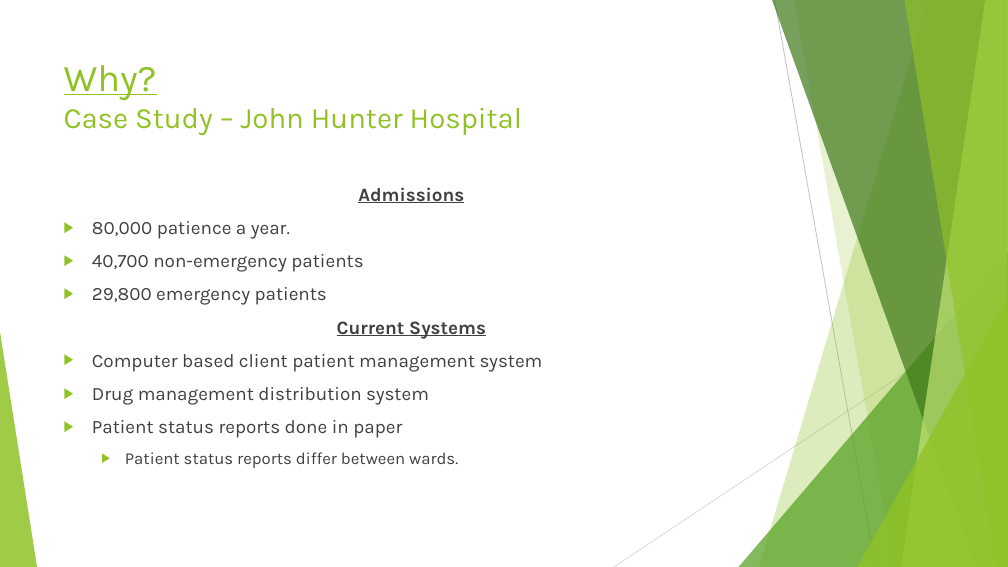
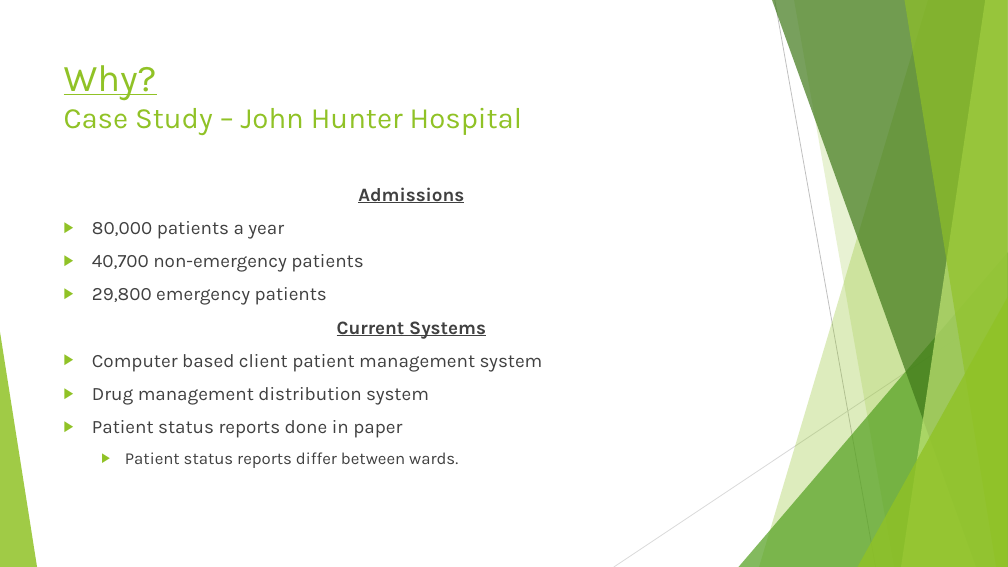
Before and after one commit to jjvanvuren/MediClip, a slide deck: slide 9 of MediClip Presentation.pptx. Drawn at 1008x567 pixels with LibreOffice and Linux fonts; fonts in the diff are those of the drawing. Boxes give left, top, right and bottom in pixels: in the first picture for what was removed or moved away, otherwise in the second. Text is boxed around its words. In the diff, an @@ line names an element or a change of style, - is before the commit and + after.

```diff
--- a/MediClip Presentation.pptx
+++ b/MediClip Presentation.pptx
@@ text at [92, 221, 284, 239]: text changed @@
-▶ 80,000 patience a year.
+▶ 80,000 patients a year
```
Also in this commit, not shown: 2 other slides changed.
